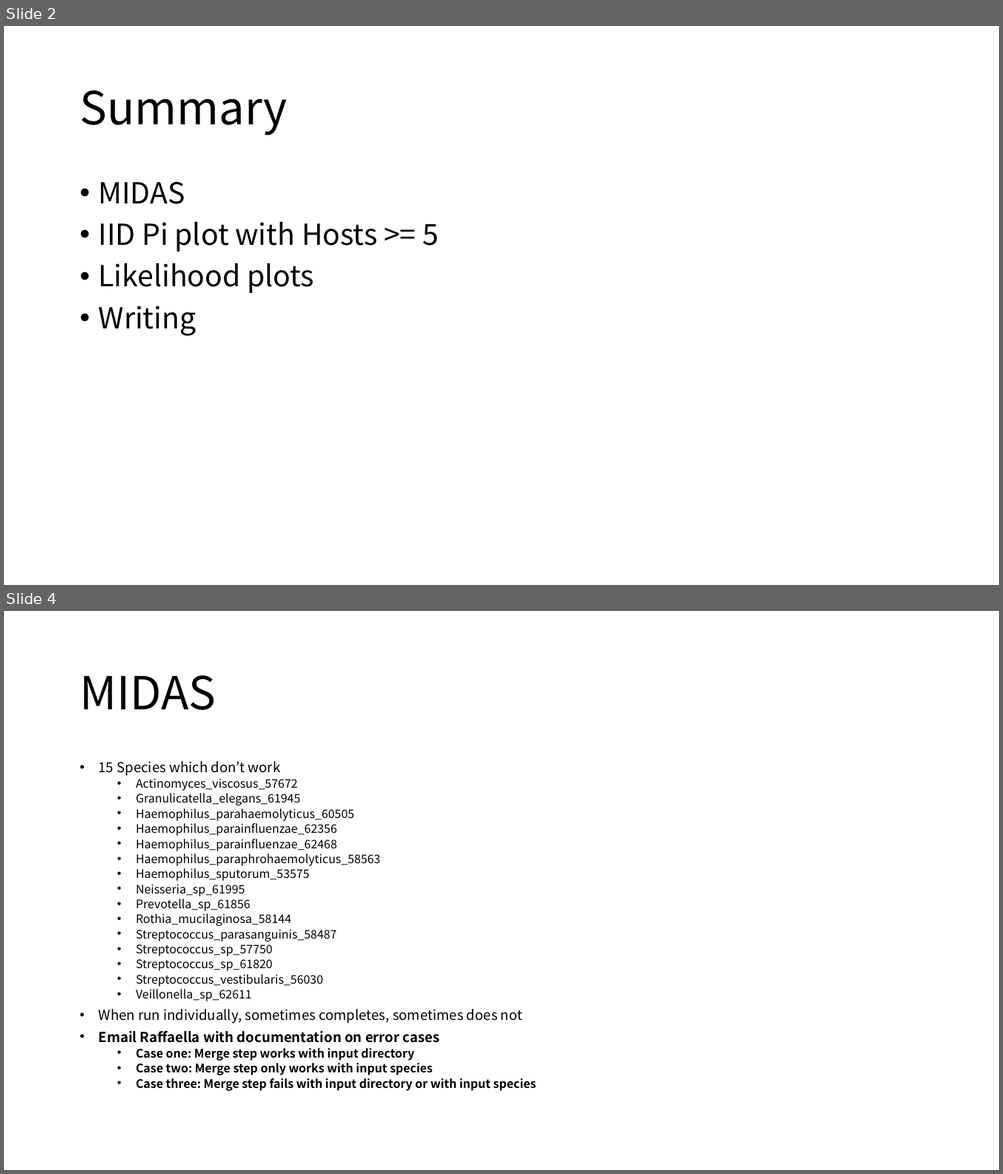
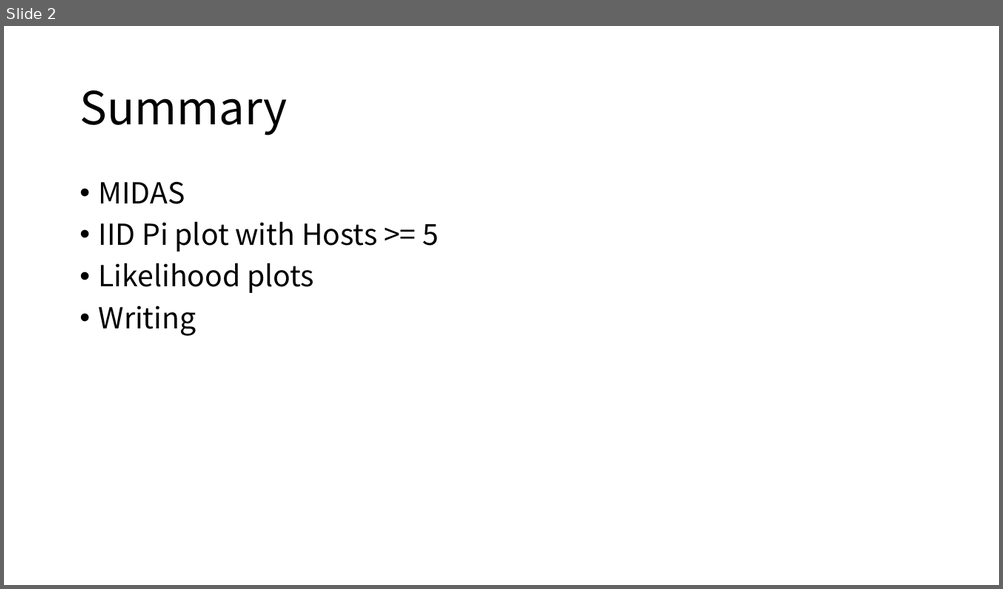
Before and after one commit to jon-mah/demo_for_ccgb, a slide deck: Summary/20220907_microbiome_demographic_slides.pptx. Shown one above the other, each under a label of ours: slides 2 and 4 before the commit, slide 2 after it; the slides between them are not shown. The pictures are 1003x1174 and 1003x589 pixels, drawn with LibreOffice and Linux fonts; fonts in the diff are those of the drawing. Boxes give left, top, right and bottom in pixels: in the first picture for what was removed or moved away, otherwise in the second. Text is boxed around its words. In the diff, an @@ line names an element or a change of style, - is before the commit and + after.

```diff
--- a/Summary/20220907_microbiome_demographic_slides.pptx
+++ b/Summary/20220907_microbiome_demographic_slides.pptx
@@ slide 4 removed at (4,611,999,1170), background #FFFFFF @@
@@ title removed at (79,675,216,710) @@
-MIDAS
@@ text removed at (99,761,536,1091) @@
-• 15 Species which don’t work
-  • Actinomyces_viscosus_57672
-  • Granulicatella_elegans_61945
-  • Haemophilus_parahaemolyticus_60505
-  • Haemophilus_parainfluenzae_62356
-  • Haemophilus_parainfluenzae_62468
-  • Haemophilus_paraphrohaemolyticus_58563
-  • Haemophilus_sputorum_53575
-  • Neisseria_sp_61995
-  • Prevotella_sp_61856
-  • Rothia_mucilaginosa_58144
-  • Streptococcus_parasanguinis_58487
-  • Streptococcus_sp_57750
-  • Streptococcus_sp_61820
-  • Streptococcus_vestibularis_56030
-  • Veillonella_sp_62611
-• When run individually, sometimes completes, sometimes does not
-• Email Raffaella with documentation on error cases
-  • Case one: Merge step works with input directory
-  • Case two: Merge step only works with input species
-  • Case three: Merge step fails with input directory or with input species
```
Also in this commit, not shown: 5 other slides removed, 7 other files.
